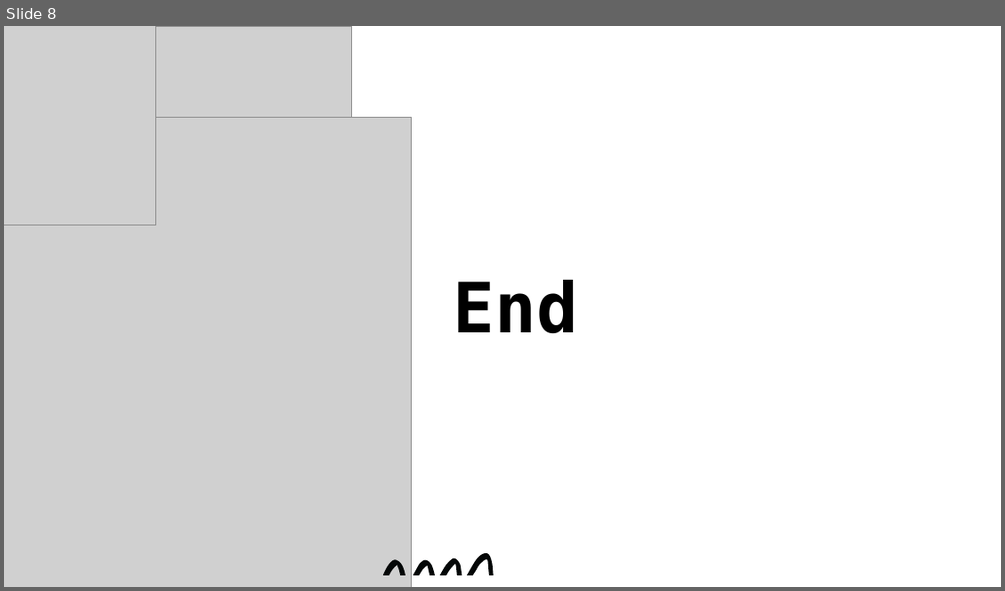
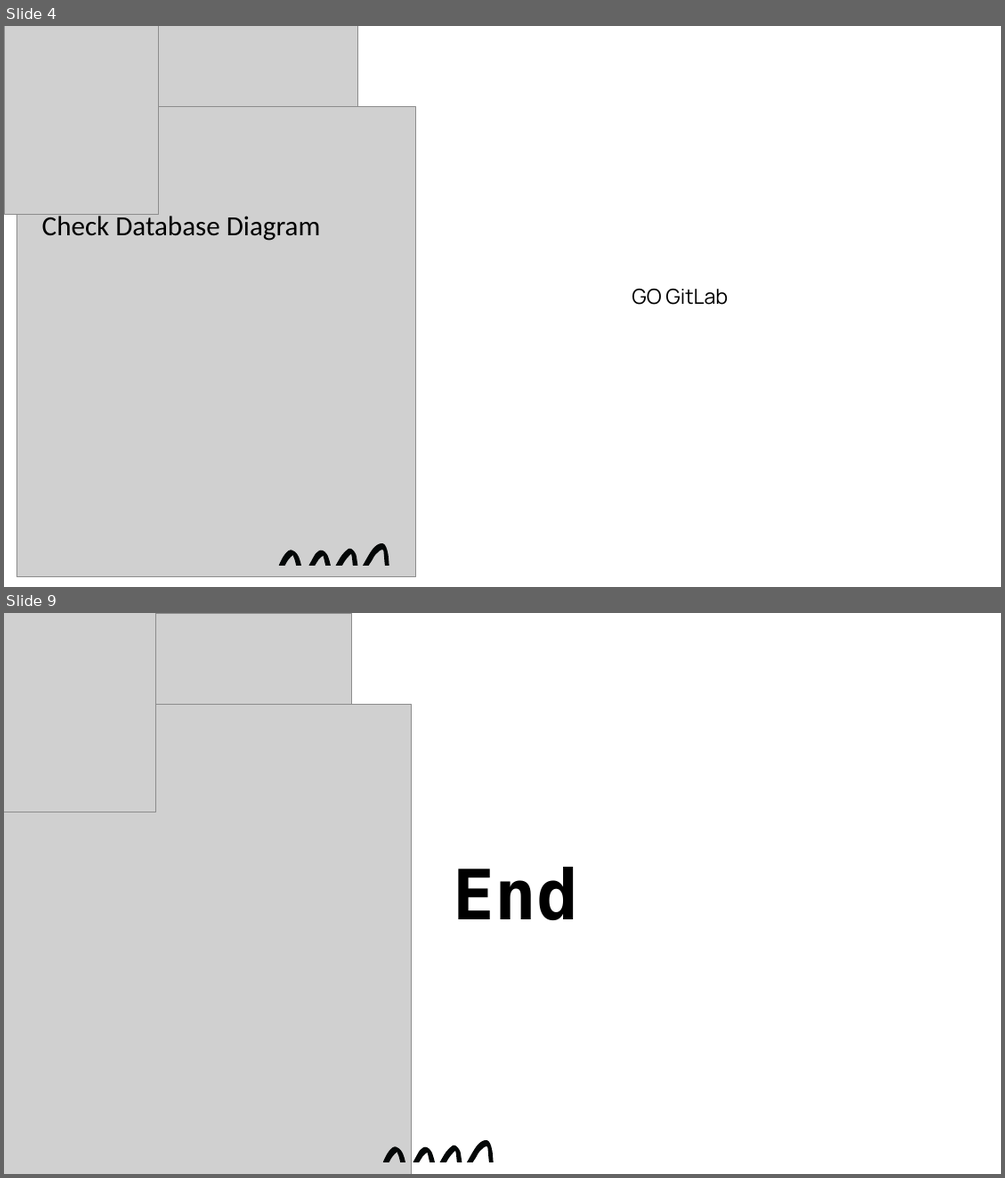
Before and after one commit to andrewwu531/final_year_dissertation, a slide deck: Documentations/Supervisor Meeting PowerPoints/8._Supervisor_Meeting_8Jan21.pptx. Shown one above the other, each under a label of ours: slide 8 before the commit, slides 4 and 9 after it; the slides between them are not shown. The pictures are 1005x591 and 1005x1178 pixels, drawn with LibreOffice and Linux fonts; fonts in the diff are those of the drawing; grey boxes stand for pictures. Boxes give left, top, right and bottom in pixels: in the first picture for what was removed or moved away, otherwise in the second. Text is boxed around its words. In the diff, an @@ line names an element or a change of style, - is before the commit and + after.

Commit message:
database - complete restaurant serving time categories

```diff
--- a/Documentations/Supervisor Meeting PowerPoints/8._Supervisor_Meeting_8Jan21.pptx
+++ b/Documentations/Supervisor Meeting PowerPoints/8._Supervisor_Meeting_8Jan21.pptx
@@ slide 4 added at (4, 26, 1001, 587), background #FFFFFF @@
@@ picture added at (4, 26, 159, 214) @@
@@ picture added at (16, 26, 357, 465) @@
@@ picture added at (16, 107, 415, 576) @@
@@ text added at (42, 212, 321, 240), 40 pt, text #000000 @@
+Check Database Diagram
@@ text added at (631, 289, 728, 305), 30 pt, text #000000 @@
+GO GitLab
@@ freeform shape added at (279, 543, 388, 565), fill #040707 @@
@@ what was slide 8 is now slide 9 @@
```
Also in this commit, not shown: 4 slides changed, 1 other slide added, 1 slide removed, 39 other files.
